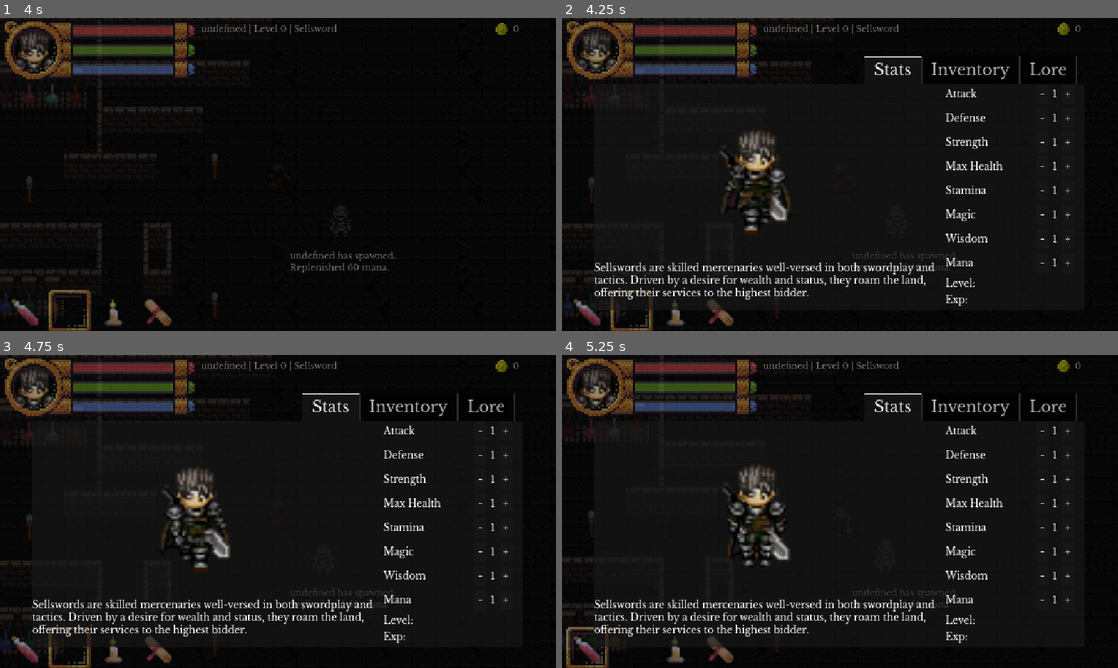
Above: before the commit, frames 1-4 (two rows, left to right).
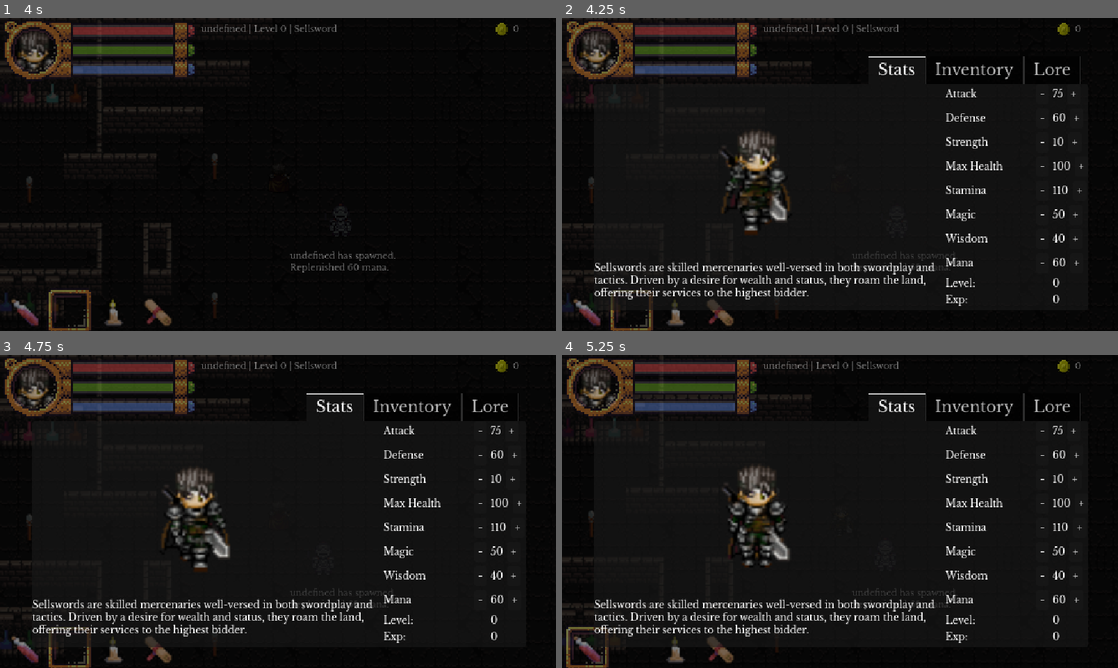
Above: after the commit, the same moments.

Repository: bbm-games/dankcryptic
Game: Godot game, scene res://game.tscn
Same seed, same stepped clock (60 frames per second), same inputs: the game is played once before the commit and once after it. This scene is started directly instead of the project's main scene.
Inputs (mouse positions are in pixels of both pictures, inside the frame that each line leads up to):
- Up to frame 1 (4 s): move the mouse to (400, 158) at 0.52 s; press the mouse at (400, 158) at 0.53 s; hold Right (item_right) 0.53-1.28 s; tap Up (item_consume) at 0.8, 1.35, 2.3, 3.8 s; move the mouse to (166, 190) at 1.27 s; release the mouse at (166, 190) at 1.28 s; hold S (walk_down) 1.28-2.03 s; click (166, 190) at 1.55 s; move the mouse to (333, 105) at 2.02 s; press the mouse at (333, 105) at 2.03 s; hold Right (item_right) 2.03-2.78 s; tap Enter at 2.75 s; move the mouse to (250, 237) at 2.77 s; release the mouse at (250, 237) at 2.78 s; hold W (walk_up) 2.78-3.53 s; right-click (250, 237) at 2.85 s; click (250, 237) at 3.05 s; move the mouse to (444, 221) at 3.52 s; hold Left (item_left) from 3.53 s (still down); hold E (chat) from 3.53 s (still down)
- Up to frame 2 (4.25 s): keep holding Left (item_left); keep holding E (chat); tap Tab (playerMenu) at 4.15 s
- Up to frame 3 (4.75 s): keep holding Left (item_left); move the mouse to (111, 464) at 4.27 s; release E (chat) at 4.28 s; tap Space (dash) at 4.35 s; click (111, 464) at 4.55 s
- Up to frame 4 (5.25 s): move the mouse to (867, 511) at 5.02 s; release Left (item_left) at 5.03 s; hold S (walk_down) from 5.03 s (still down); hold 1 (item_1) from 5.03 s (still down); click (867, 511) at 5.17 s

Frame 1 is identical in both runs. In frame 2, 1.1% of the frame differs, in the area x 54-94%, y 12-92%; in frame 3, 1.1%; in frame 4, 1.1%.

Commit message:
worked on more inventory stuff

Diff:
--- a/game.gd
+++ b/game.gd
@@ -125,11 +125,16 @@
 	# set up the lore tab
 	get_node("CanvasLayer2/playerMenu/Lore/VBoxContainer2/RichTextLabel").set_text(lore_data['promotional'])
 
+
+	# OPTIONAL: Give player all the items
+	for item in all_quick_items:
+		player_data['inventory'].append(item['id'])
+
 	# set up the player inventory
 	update_player_inventory()
 
 	# set up the player stats tab
-	get_node("CanvasLayer2/playerMenu/Stats/VBoxContainer2/vocationDesc").set_text(searchDocsInList(lore_data['vocations'],'class_name', player_data['vocation'], 'lore'))
+	update_player_stats_tab()
 
 	# set up the player summary bar
 	update_player_summary_bar()
@@ -159,6 +164,19 @@
 		if doc[uniquekey] == uniqueid:
 			return doc
 	return null
+
+func update_player_stats_tab():
+	get_node("CanvasLayer2/playerMenu/Stats/VBoxContainer2/vocationDesc").set_text(searchDocsInList(lore_data['vocations'],'class_name', player_data['vocation'], 'lore'))
+	get_node("CanvasLayer2/playerMenu/Stats/VBoxContainer/HBoxContainer/Label2").set_text(str(player_data['stats']['attack']))
+	get_node("CanvasLayer2/playerMenu/Stats/VBoxContainer/HBoxContainer2/Label2").set_text(str(player_data['stats']['defense']))
+	get_node("CanvasLayer2/playerMenu/Stats/VBoxContainer/HBoxContainer3/Label2").set_text(str(player_data['stats']['strength']))
+	get_node("CanvasLayer2/playerMenu/Stats/VBoxContainer/HBoxContainer4/Label2").set_text(str(player_data['stats']['health']))
+	get_node("CanvasLayer2/playerMenu/Stats/VBoxContainer/HBoxContainer5/Label2").set_text(str(player_data['stats']['stamina']))
+	get_node("CanvasLayer2/playerMenu/Stats/VBoxContainer/HBoxContainer6/Label2").set_text(str(player_data['stats']['magic']))
+	get_node("CanvasLayer2/playerMenu/Stats/VBoxContainer/HBoxContainer7/Label2").set_text(str(player_data['stats']['wisdom']))
+	get_node("CanvasLayer2/playerMenu/Stats/VBoxContainer/HBoxContainer8/Label2").set_text(str(player_data['stats']['mana']))
+	get_node("CanvasLayer2/playerMenu/Stats/VBoxContainer/HBoxContainer9/Label2").set_text(str(player_data['current_level']))
+	get_node("CanvasLayer2/playerMenu/Stats/VBoxContainer/HBoxContainer10/Label2").set_text(str(player_data['current_exp']))
 
 # updates the player summary bar text at the top of the screen
 func update_player_summary_bar():
@@ -195,9 +213,8 @@
 	var buttongroup = ButtonGroup.new()
 	var buttonLoreShow = func(item):
 		var desc = get_node("CanvasLayer2/playerMenu/Inventory/HBoxContainer/selectedInventoryItemDesc")
-		desc.set_text(JSON.stringify(item))
-	# if you wanna give the player an entire inventory set
-	#for item in all_quick_items:
+		desc.set_text('[center][font_size=12]\n' + item['name'] + "[/font_size]\n[img=50]" + item['sprite_data'] + "[/img][/center]" + '\n' + JSON.stringify(item))
+
 	var current_inventory_items = []
 	for item_id in player_data['inventory']:
 		current_inventory_items.append(returnDocInList(all_quick_items, 'id', item_id))
@@ -227,13 +244,16 @@
 				itemButton.get_popup().add_item("Equip", 2)
 		itemButton.get_popup().add_item("Discard", 3)
 		itemButton.add_theme_font_size_override("font_size",9)
-		itemButton.set_text(item['name'])
+		if item['id'] in player_data['quick_slots'].values():
+			itemButton.set_text(item['name'] + '\nin quick slot')
+		else:
+			itemButton.set_text(item['name'])
 		itemButton.set_button_icon(load(item['sprite_data']))
 		itemButton.set_toggle_mode(true)
 		itemButton.set_button_group(buttongroup)
 		inventoryList.add_child(itemButton)
 		itemButton.pressed.connect(buttonLoreShow.bind(item))
-		itemButton.get_popup().id_pressed.connect(inventoryItemPopupMenu.bind(item))
+		itemButton.get_popup().id_pressed.connect(inventoryItemPopupMenuPress.bind(item))
 		slotMenu.index_pressed.connect(addItemToSlot.bind(item))
 
 func addItemToSlot(slot_index, item):
@@ -244,6 +264,7 @@
 	player_data['quick_slots']['slot'+str(slot_index+1)] = item['id']
 
 	update_quick_slots()
+	update_player_inventory()
 
 func removeItemFromInventory(item):
 	# remove item from player_data['inventory']
@@ -264,19 +285,20 @@
 			# remove the item from the quickslot
 			player_data['quick_slots'][key] = null
 
-func inventoryItemPopupMenu(id, item):
+func inventoryItemPopupMenuPress(id, item):
 	if id == 1: # for consuming items
 		consumeItem(item)
 		get_node("HUDLayer/CanvasGroup/quickItemConsumeSound").play()
-		# if the item is in a slot, remove the slot too
 	if id == 2: # for equipping items
 		get_node("HUDLayer/CanvasGroup/quickItemConsumeSound").play()
 	if id == 3: # for discarding items
 		removeItemFromInventory(item)
 		get_node("HUDLayer/CanvasGroup/quickItemConsumeSound").play()
-		# if the item is in a slot, remove the slot too
+
 	update_player_inventory()
 	update_quick_slots()
+	# clear any current item description showing
+	get_node("CanvasLayer2/playerMenu/Inventory/HBoxContainer/selectedInventoryItemDesc").set_text("")
 
 func consumeItem(item):
 	var item_id = item['id']
--- a/game.tscn
+++ b/game.tscn
@@ -821,19 +821,35 @@
 layout_mode = 2
 
 [node name="Label" type="Label" parent="CanvasLayer2/playerMenu/Stats/VBoxContainer/HBoxContainer9"]
+custom_minimum_size = Vector2(107, 0)
 layout_mode = 2
 theme_override_fonts/font = ExtResource("7_f521b")
 theme_override_font_sizes/font_size = 10
 text = "Level: "
 
+[node name="Label2" type="Label" parent="CanvasLayer2/playerMenu/Stats/VBoxContainer/HBoxContainer9"]
+layout_mode = 2
+theme_override_fonts/font = ExtResource("7_f521b")
+theme_override_font_sizes/font_size = 10
+text = "1"
+horizontal_alignment = 2
+
 [node name="HBoxContainer10" type="HBoxContainer" parent="CanvasLayer2/playerMenu/Stats/VBoxContainer"]
 layout_mode = 2
 
 [node name="Label" type="Label" parent="CanvasLayer2/playerMenu/Stats/VBoxContainer/HBoxContainer10"]
+custom_minimum_size = Vector2(107, 0)
 layout_mode = 2
 theme_override_fonts/font = ExtResource("7_f521b")
 theme_override_font_sizes/font_size = 10
 text = "Exp:"
+
+[node name="Label2" type="Label" parent="CanvasLayer2/playerMenu/Stats/VBoxContainer/HBoxContainer10"]
+layout_mode = 2
+theme_override_fonts/font = ExtResource("7_f521b")
+theme_override_font_sizes/font_size = 10
+text = "1"
+horizontal_alignment = 2
 
 [node name="Inventory" type="HBoxContainer" parent="CanvasLayer2/playerMenu"]
 visible = false
@@ -859,6 +875,7 @@
 theme_override_font_sizes/italics_font_size = 9
 theme_override_font_sizes/bold_italics_font_size = 9
 theme_override_font_sizes/mono_font_size = 9
+bbcode_enabled = true
 
 [node name="Lore" type="HBoxContainer" parent="CanvasLayer2/playerMenu"]
 visible = false
